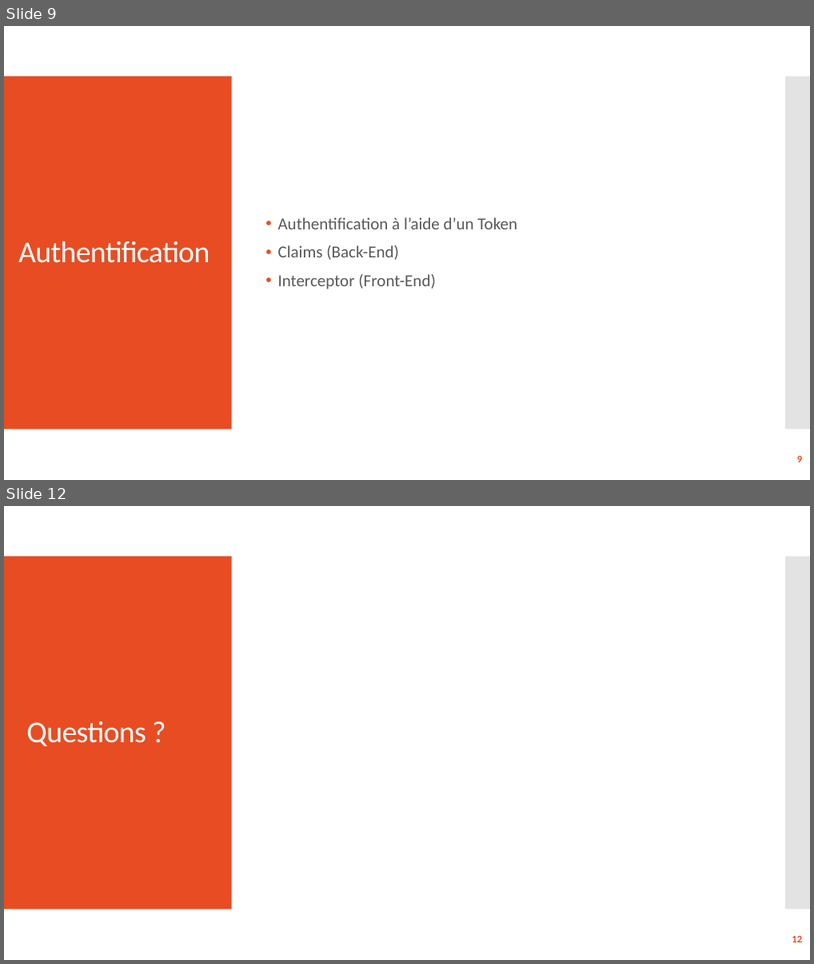
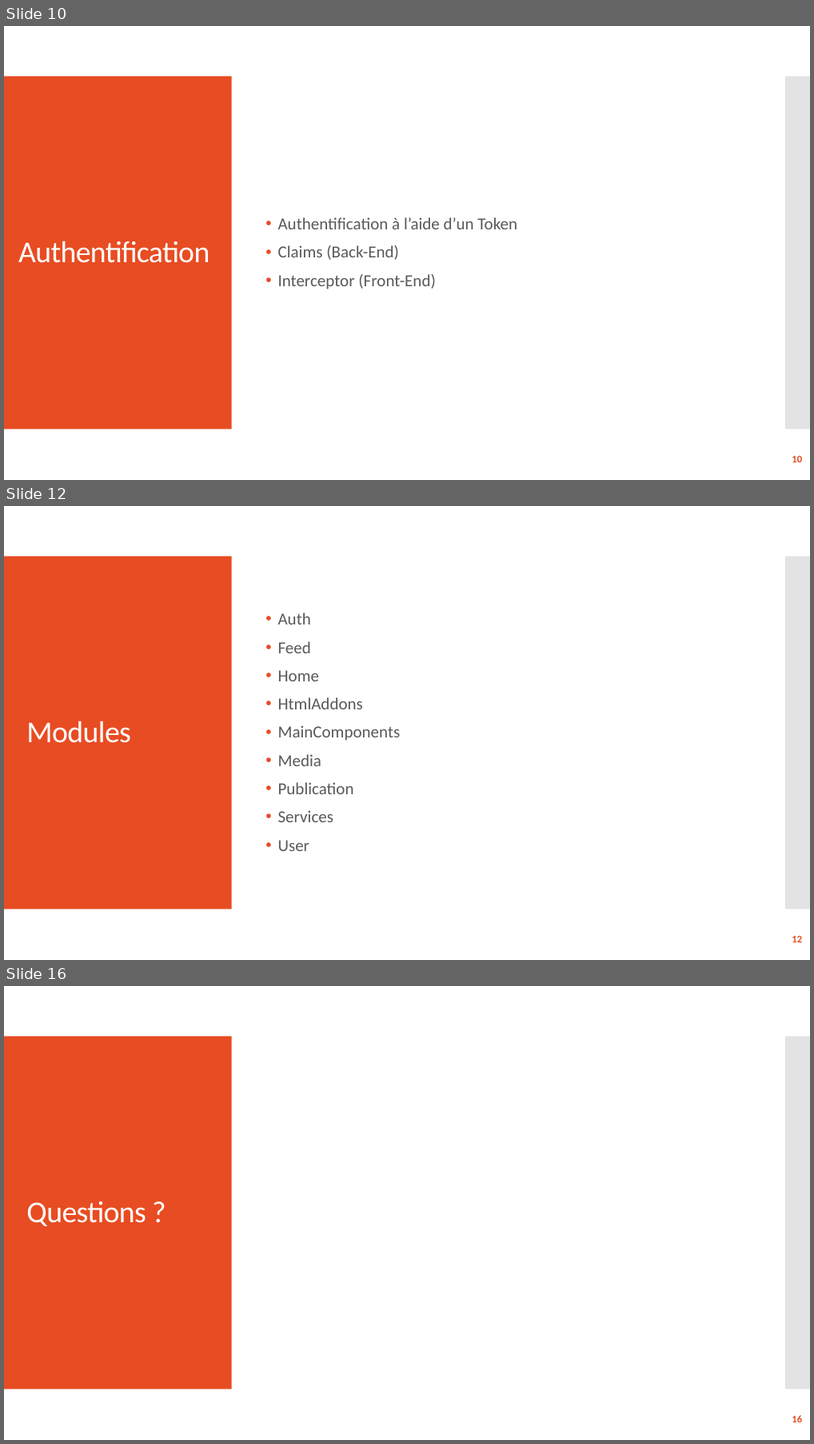
Before and after one commit to laurentksh/ICT-120_151, a slide deck: docs/presentation/ICT151-120_Presentation.pptx. Shown one above the other, each under a label of ours: slides 9 and 12 before the commit, slides 10, 12 and 16 after it; the slides between them are not shown. The pictures are 814x964 and 814x1444 pixels, drawn with LibreOffice and Linux fonts; fonts in the diff are those of the drawing. Boxes give left, top, right and bottom in pixels: in the first picture for what was removed or moved away, otherwise in the second. Text is boxed around its words. In the diff, an @@ line names an element or a change of style, - is before the commit and + after.

```diff
--- a/docs/presentation/ICT151-120_Presentation.pptx
+++ b/docs/presentation/ICT151-120_Presentation.pptx
@@ slide 12 added at [4, 506, 810, 960], background #FFFFFF; not listed: 2 template elements that a slide beside it also shows @@
@@ text added at [278, 612, 401, 851], 20 pt, text #595959 @@
+• Auth
+• Feed
+• Home
+• HtmlAddons
+• MainComponents
+• Media
+• Publication
+• Services
+• User
@@ title added at [26, 720, 130, 743], 36 pt, text #FFFFFF @@
+Modules
@@ page number added at [792, 935, 802, 942], 12 pt, text #E84C22, bold @@
+12
@@ what was slide 9 is now slide 10 @@
@@ page number at [792, 455, 802, 462]: text changed @@
-9
+10
@@ what was slide 12 is now slide 16 @@
@@ page number at [792, 1415, 802, 1422]: text changed @@
-12
+16
```
Also in this commit, not shown: 3 slides changed, 3 other slides added.
